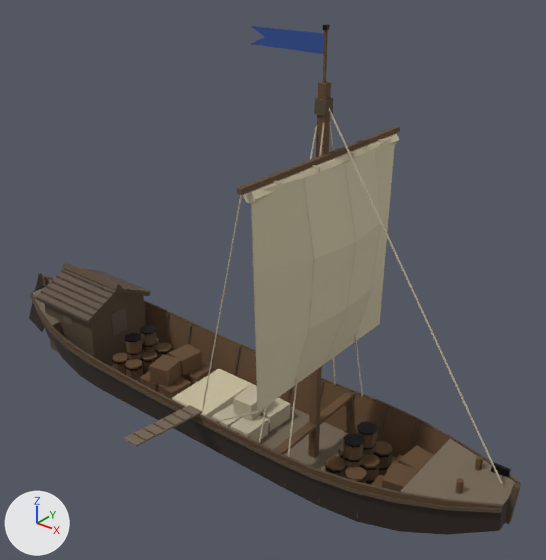
The glTF model game/assets/modelle/wasser/wasser_schiff.glb, before and after one commit.
The view is the same before and after, from a 50 mm lens placed at (14.8, -16.1, 15.2), pointed at (1.4, 0.6, 4.9). Every picture has the same lights, and +X, +Y and +Z are marked at lower left. The picture after the commit comes second. Vertices at exactly the same position are counted once.

The first picture shows 'Fahne', 'Ladung_1', 'Ladung_2', 'Ladung_3', 'Ladung_4', 'Ladung_5', 'Ladung_6', 'Laufplanke', 'Schiff', 'Segel_Gerefft', 'Segel_Gesetzt'.
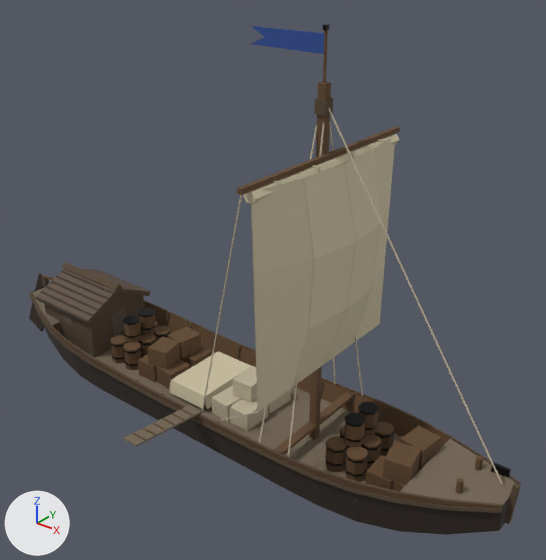
Location of each change, (x1, y1, x2, y2) in pixels of the pictures (546 x 560 px; the box of a moved part takes in the faces that stretch with it):
'Ladung_5', moved
    before: (325, 422, 393, 485)
    after: (325, 402, 395, 482)
'Ladung_2', moved
    before: (139, 344, 213, 399)
    after: (138, 327, 212, 389)
'Ladung_3', moved
    before: (172, 369, 252, 420)
    after: (169, 351, 251, 409)
'Ladung_4', moved
    before: (212, 384, 290, 442)
    after: (211, 366, 291, 431)
'Ladung_1', moved
    before: (112, 325, 172, 382)
    after: (110, 308, 171, 370)
'Ladung_6', moved
    before: (371, 446, 434, 533)
    after: (366, 426, 441, 492)
part 7 of me_schiff, moved or reshaped
    before: (44, 82, 450, 519)
    after: (44, 82, 450, 502)

The edits, one by one:
me_ladung_1 is used by ob_ladung_1; location (0.0, 0.0, 0.0).
me_ladung_1 had 384 vertices, 528 faces and spanned x -5.07..-3.73, y -1.06..1.06, z -0.52..1.14.
me_ladung_1 now has 384 vertices, 528 faces and spans x -5.07..-3.73, y -1.06..1.06, z 0.22..1.88.
me_ladung_1 part 1: the whole mesh is moved by (0.0, 0.0, 0.74).
me_ladung_2 is used by ob_ladung_2; location (0.0, 0.0, 0.0).
me_ladung_2 had 48 vertices, 60 faces and spanned x -3.48..-1.72, y -1.07..1.09, z -0.52..0.8.
me_ladung_2 now has 48 vertices, 60 faces and spans x -3.48..-1.72, y -1.07..1.09, z 0.22..1.54.
me_ladung_2 part 2: the whole mesh is moved by (0.0, 0.0, 0.74).
me_ladung_3 is used by ob_ladung_3; location (0.0, 0.0, 0.0).
me_ladung_3 had 156 vertices, 202 faces and spanned x -1.7..0.1, y -1.3..1.3, z -0.52..0.1.
me_ladung_3 now has 156 vertices, 202 faces and spans x -1.7..0.1, y -1.3..1.3, z 0.22..0.84.
me_ladung_3 part 3: the whole mesh is moved by (0.0, 0.0, 0.74).
me_ladung_4 is used by ob_ladung_4; location (0.0, 0.0, 0.0).
me_ladung_4 had 80 vertices, 100 faces and spanned x 0.18..1.81, y -1.16..1.15, z -0.52..0.7.
me_ladung_4 now has 80 vertices, 100 faces and spans x 0.18..1.81, y -1.16..1.15, z 0.22..1.44.
me_ladung_4 part 4: the whole mesh is moved by (0.0, 0.0, 0.74).
me_ladung_5 is used by ob_ladung_5; location (0.0, 0.0, 0.0).
me_ladung_5 had 384 vertices, 528 faces and spanned x 4.63..5.97, y -1.06..1.06, z -0.52..1.14.
me_ladung_5 now has 384 vertices, 528 faces and spans x 4.63..5.97, y -1.06..1.06, z 0.22..1.88.
me_ladung_5 part 5: the whole mesh is moved by (0.0, 0.0, 0.74).
me_ladung_6 is used by ob_ladung_6; location (0.0, 0.0, 0.0).
me_ladung_6 had 48 vertices, 60 faces and spanned x 6.12..7.88, y -1.07..1.09, z -0.52..0.8.
me_ladung_6 now has 48 vertices, 60 faces and spans x 6.12..7.88, y -1.07..1.09, z 0.22..1.54.
me_ladung_6 part 6: the whole mesh is moved by (0.0, 0.0, 0.74).
me_schiff is used by ob_schiff; location (0.0, 0.0, 0.0).
me_schiff had 786 vertices, 1260 faces and spanned x -11.7..10.2, y -3.6..3.6, z -1.1..11.4.
me_schiff now has 790 vertices, 1260 faces and spans x -11.7..10.2, y -3.6..3.6, z -1.1..11.4.
Part 7, on me_schiff:
18 faces are deleted.
51 vertices in x -6.3..6.3, y -1.7..-1.4, z -0.5 move by (0.0, -0.2, 0.7).
51 vertices in x -6.3..6.3, y 1.4..1.7, z -0.5 move by (0.0, 0.2, 0.7).
4 vertices in x -6.3..6.2, y -1.7..-1.5, z -0.5 move by (0.0, -0.1, 0.7).
4 vertices in x -6.3..6.2, y 1.5..1.7, z -0.5 move by (0.0, 0.1, 0.7).
4 vertices in x 3.5..3.7, y -0.1..0.1, z -0.5 move by (0.0, 0.0, 0.7).
4 vertices in x -8.4..-5.6, y -1.3..1.3, z -0.4 move by (0.0, 0.0, 0.6).
4 vertices move from x -7.5..7.5, y -1.4..1.4, z -0.4 to x -7.5..7.5, y -1.5..1.5, z 0.2.
4 vertices are added at (-5.6, 1.3, 1.8), (-5.6, -1.3, 1.8), (-8.4, -1.3, 1.8), (-8.4, 1.3, 1.8).
8 new faces join them, mat_holz_alt.
10 new faces join them, mat_farben.
